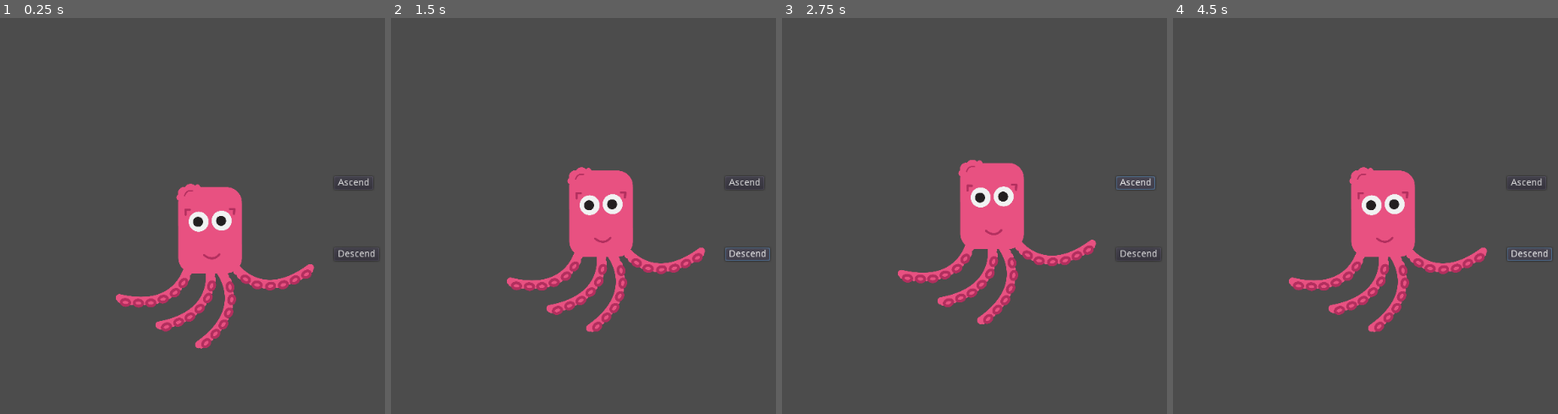
Above: before the commit, frames 1-4 (left to right).
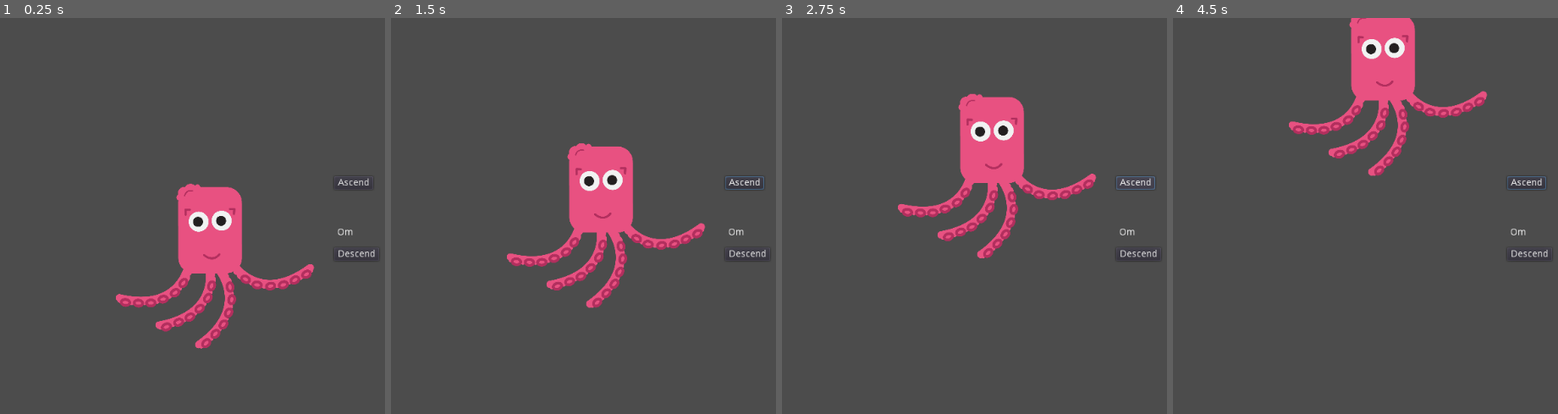
Above: after the commit, the same moments.

Repository: mantra-ggj2020/mantra
Game: Godot game, scene res://main.tscn
The game is run twice, just before and just after one commit, with the same random seed, the same clock (stepped at 60 frames per second) and the same inputs.
Inputs:
- Up to frame 1 (0.25 s): no input
- Up to frame 2 (1.5 s): click "Ascend" at 0.5 s; click "Descend" at 1.25 s
- Up to frame 3 (2.75 s): click "Ascend" at 2 s
- Up to frame 4 (4.5 s): click "Descend" at 2.75 s; click "Ascend" at 3.5 s; click "Descend" at 4.25 s

The runs differ from the first frame. In frame 1, less than 0.1% of the frame differs, in the area x 87-92%, y 53-55%; in frame 2, 6.7%; in frame 3, 8.7%; in frame 4, 12%, in the area x 30-99%, y 0-80%.

Commit message:
agrego generamantra a escena principal

Diff:
--- a/main.tscn
+++ b/main.tscn
@@ -1,6 +1,7 @@
-[gd_scene load_steps=2 format=2]
+[gd_scene load_steps=3 format=2]
 
 [ext_resource path="res://Meditador.tscn" type="PackedScene" id=1]
+[ext_resource path="res://Generamantra.tscn" type="PackedScene" id=2]
 
 [node name="Main" type="Node2D"]
 
@@ -28,5 +29,7 @@
 __meta__ = {
 "_edit_use_anchors_": false
 }
+
+[node name="Generamantra" parent="." instance=ExtResource( 2 )]
 [connection signal="pressed" from="AscendButton" to="Meditador" method="_on_AscendButton_pressed"]
 [connection signal="pressed" from="DescendButton" to="Meditador" method="_on_DescendButton_pressed"]
